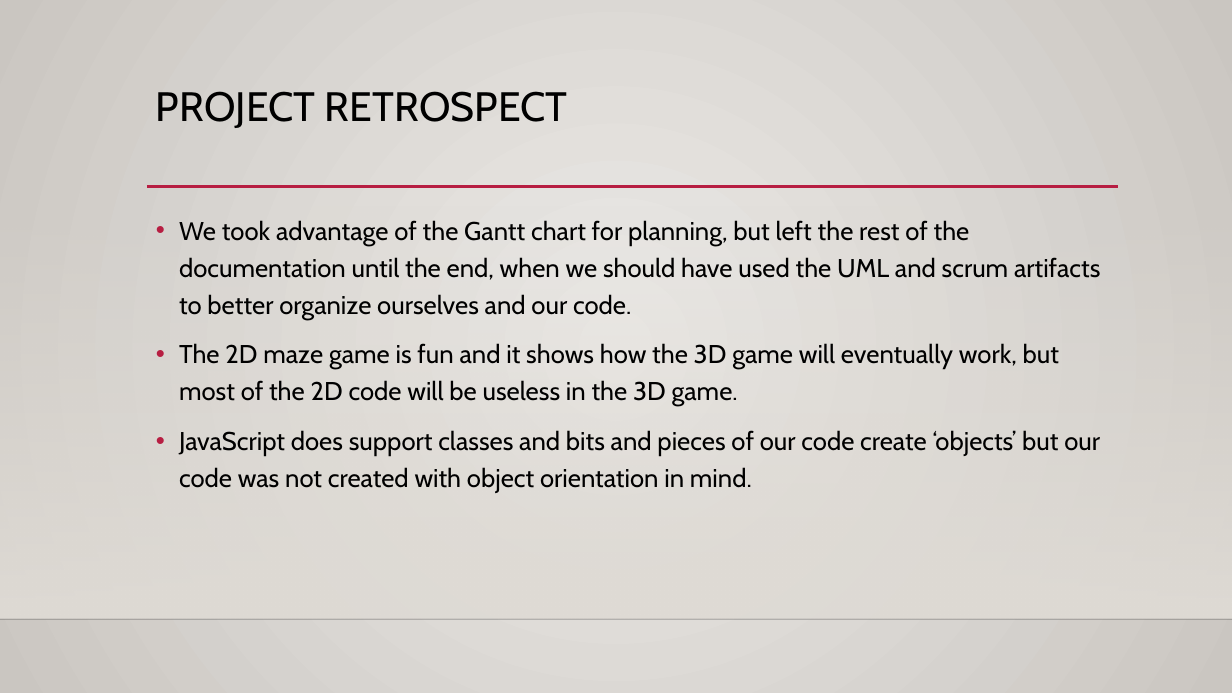
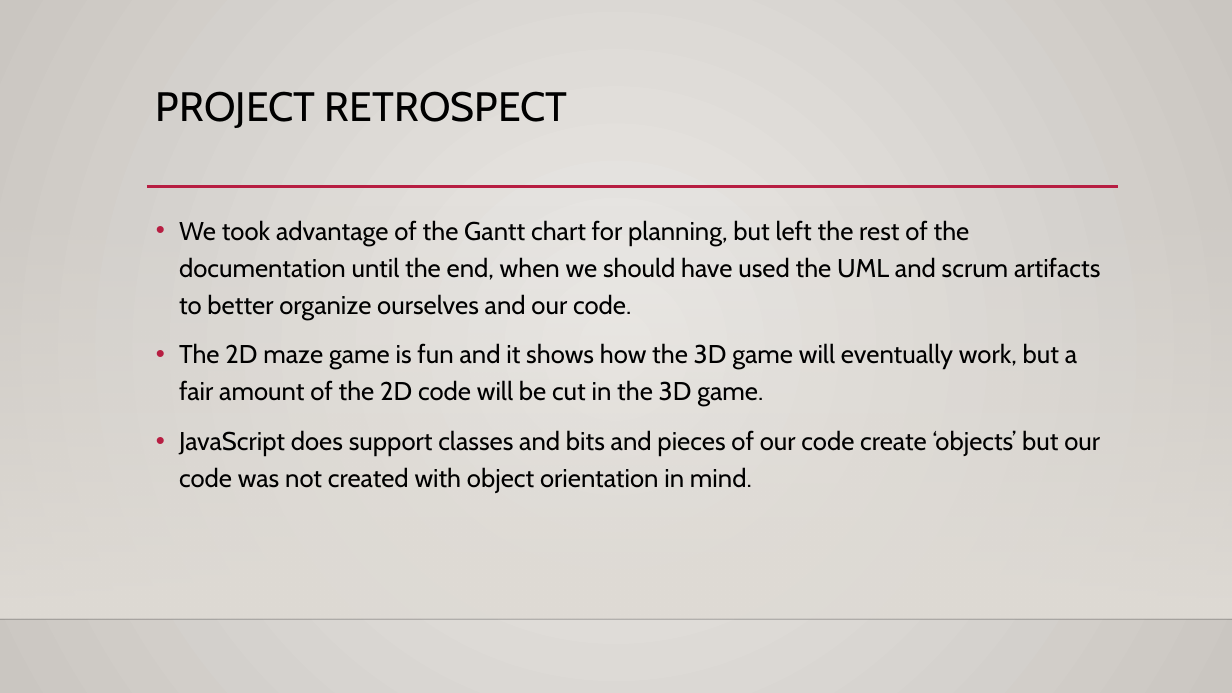
Before and after one commit to RebekahManweiler/MazeWalkThrough, a slide deck: slide 9 of MazePrototypePresentation.pptx. Drawn at 1232x693 pixels with LibreOffice and Linux fonts; fonts in the diff are those of the drawing; background and template pictures are left out. Boxes give left, top, right and bottom in pixels: in the first picture for what was removed or moved away, otherwise in the second. Text is boxed around its words. In the diff, an @@ line names an element or a change of style, - is before the commit and + after.

```diff
--- a/MazePrototypePresentation.pptx
+++ b/MazePrototypePresentation.pptx
@@ text at [179, 343, 1077, 406]: text changed @@
-• The 2D maze game is fun and it shows how the 3D game will eventually work, but most of the 2D code will be useless in the 3D game.
+• The 2D maze game is fun and it shows how the 3D game will eventually work, but a fair amount of the 2D code will be cut in the 3D game.
```
Also in this commit, not shown: 5 other slides changed, 37 other files.
